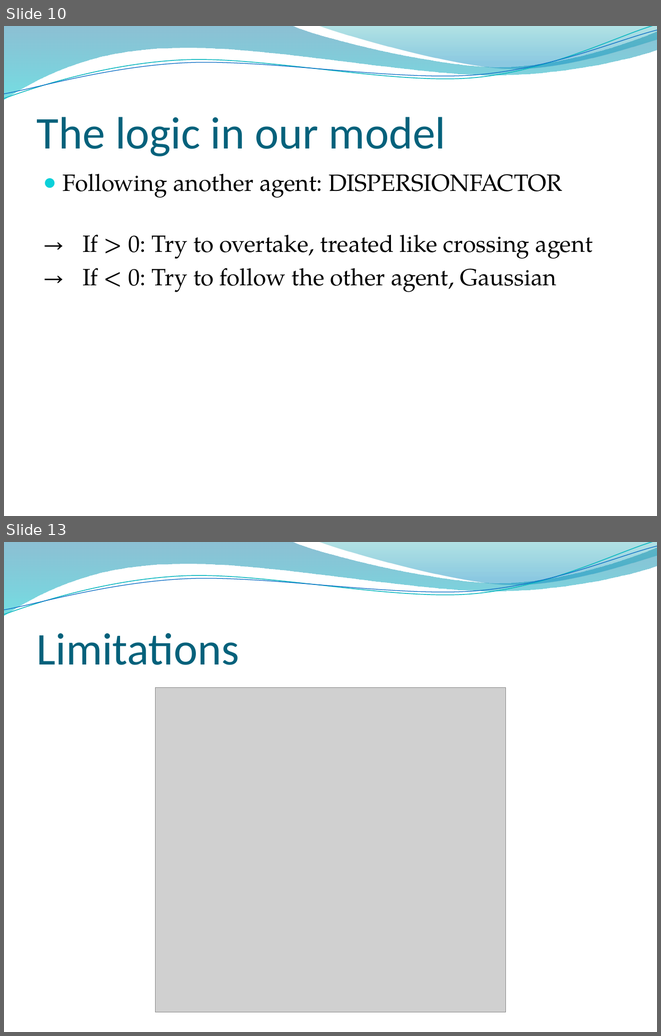
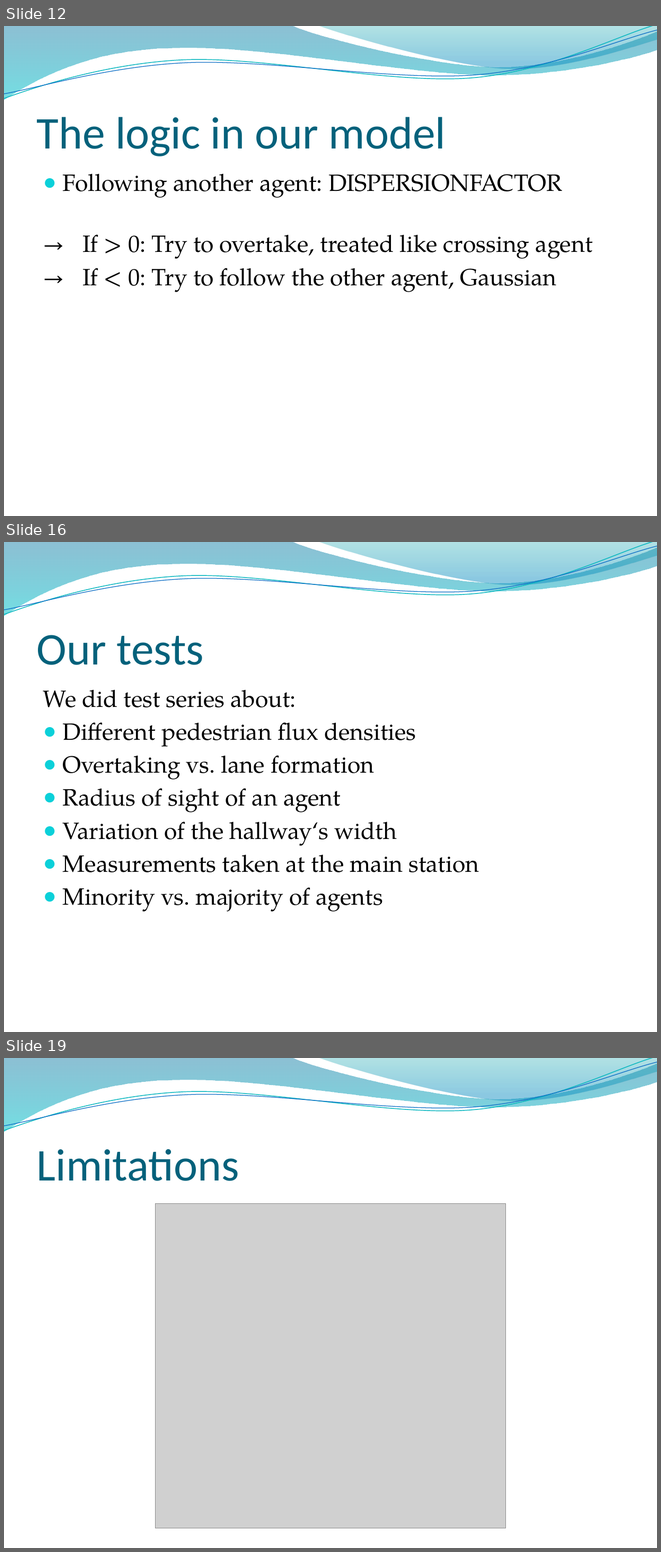
Before and after one commit to ratheile/MSSSM, a slide deck: presentation/Presentation.pptx. Shown one above the other, each under a label of ours: slides 10 and 13 before the commit, slides 12, 16 and 19 after it; the slides between them are not shown. The pictures are 661x1036 and 661x1552 pixels, drawn with LibreOffice and Linux fonts; fonts in the diff are those of the drawing; grey boxes stand for pictures; background and template pictures are left out. Boxes give left, top, right and bottom in pixels: in the first picture for what was removed or moved away, otherwise in the second. Text is boxed around its words. In the diff, an @@ line names an element or a change of style, - is before the commit and + after.

```diff
--- a/presentation/Presentation.pptx
+++ b/presentation/Presentation.pptx
@@ slide 16 added at <box>4,542,657,1032</box>, background picture (left out); not listed: 4 template elements that a slide beside it also shows @@
@@ title added at <box>37,635,204,665</box>, 50 pt, text #04617B @@
+Our tests
@@ text added at <box>43,689,479,911</box>, 26 pt, text #000000 @@
+We did test series about:
+● Different pedestrian flux densities
+● Overtaking vs. lane formation
+● Radius of sight of an agent
+● Variation of the hallway‘s width
+● Measurements taken at the main station
+● Minority vs. majority of agents
@@ what was slide 10 is now slide 12 @@
@@ what was slide 13 is now slide 19 @@
```
Also in this commit, not shown: 1 slide changed, 10 other slides added, 4 slides removed.
